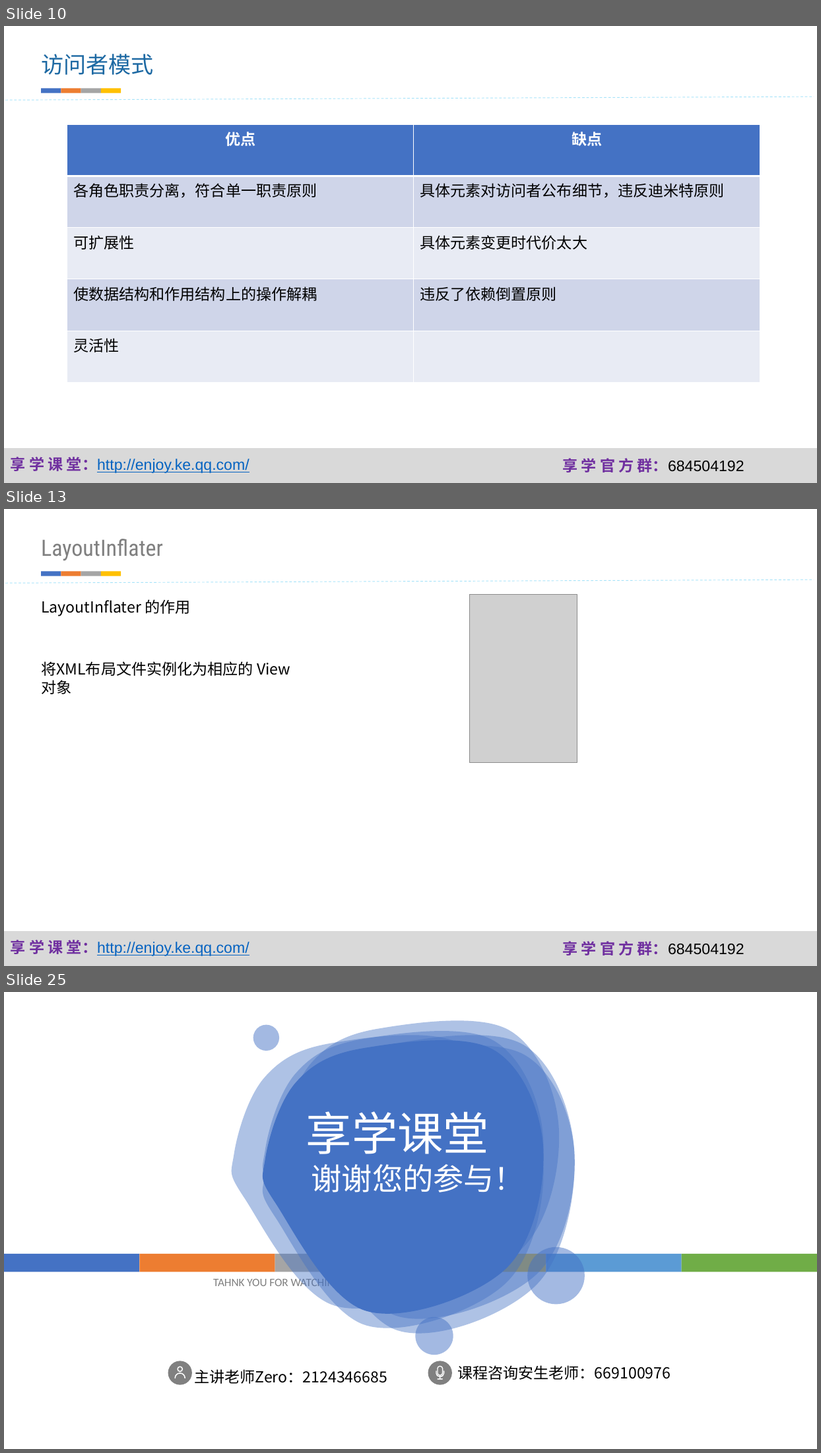
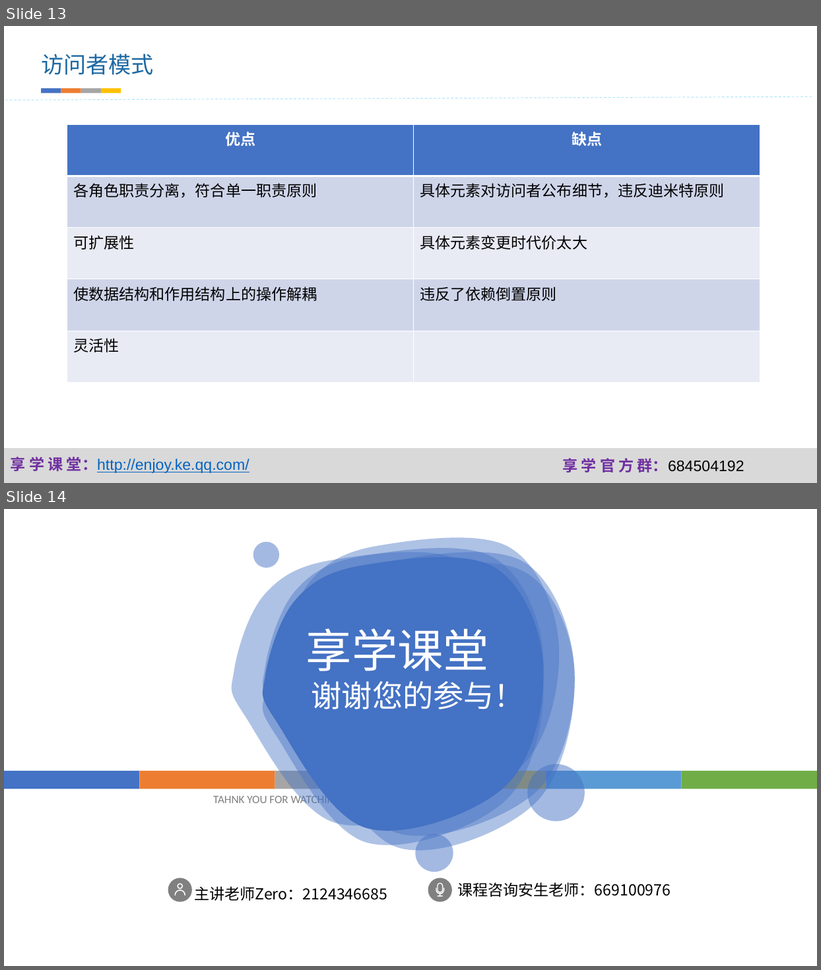
Before and after one commit to fanzhangvip/xiangxue, a slide deck: pre/javapoet.pptx. Shown one above the other, each under a label of ours: slides 10, 13 and 25 before the commit, slides 13 and 14 after it; the slides between them are not shown. The pictures are 821x1453 and 821x970 pixels, drawn with LibreOffice and Linux fonts; fonts in the diff are those of the drawing; grey boxes stand for pictures; background and template pictures are left out. Boxes give left, top, right and bottom in pixels: in the first picture for what was removed or moved away, otherwise in the second. Text is boxed around its words. In the diff, an @@ line names an element or a change of style, - is before the commit and + after.

```diff
--- a/pre/javapoet.pptx
+++ b/pre/javapoet.pptx
@@ slide 13 removed at bbox=[4, 509, 817, 966], background #FFFFFF; not listed: 3 template elements that a slide beside it also shows @@
@@ text removed at bbox=[41, 539, 163, 560] @@
-LayoutInflater
@@ line removed from (4, 584) to (814, 580) @@
@@ group removed at bbox=[41, 571, 121, 576]: 4 rectangles @@
@@ text removed at bbox=[41, 599, 190, 616] @@
-LayoutInflater 的作用
@@ picture removed at bbox=[469, 594, 578, 762] @@
@@ text removed at bbox=[41, 661, 290, 694] @@
-将XML布局文件实例化为相应的 View 对象
@@ what was slide 10 is now slide 13 @@
@@ what was slide 25 is now slide 14 @@
```
Also in this commit, not shown: 3 slides added, 13 other slides removed, 23 other files.
